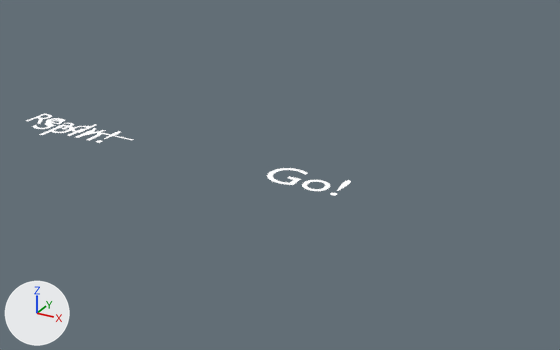
Renders of the Blender file rendermarker.ready_messages%en.blend from each side of a commit.
Both versions are drawn from a camera (50 mm lens) standing at (8.89, -18.88, 8.84) and looking at (-1.07, -0.77, -0.22). The lights are fixed; the arrows at lower left show +X, +Y and +Z. Text is drawn in Blender's own font.

In view in the first picture: 'Text.011', 'Text.090'.
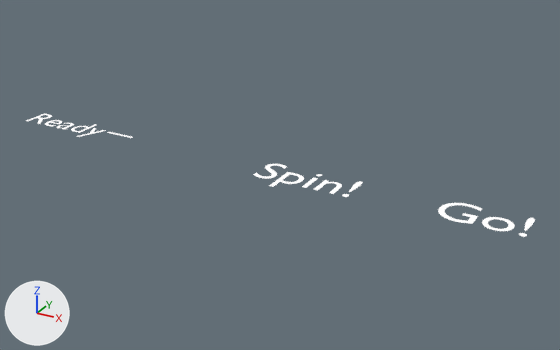
Changed parts and their boxes (x1, y1, x2, y2) in the pictures (560 x 350 px):
'Text.090', moved
    before: (267, 168, 351, 196)
    after: (438, 203, 535, 237)
'Text.011', moved
    before: (32, 118, 121, 143)
    after: (253, 164, 363, 197)

What changed in the scene script:
```text
Change ob_text_011:
    ob_text_011.location: (-8.44, -1.72, 0.0) -> (0.0, -1.63, 0.0)
Change ob_text_090:
    ob_text_090.location: (0.0, -1.71, 0.0) -> (4.98, -1.61, 0.0)
```
